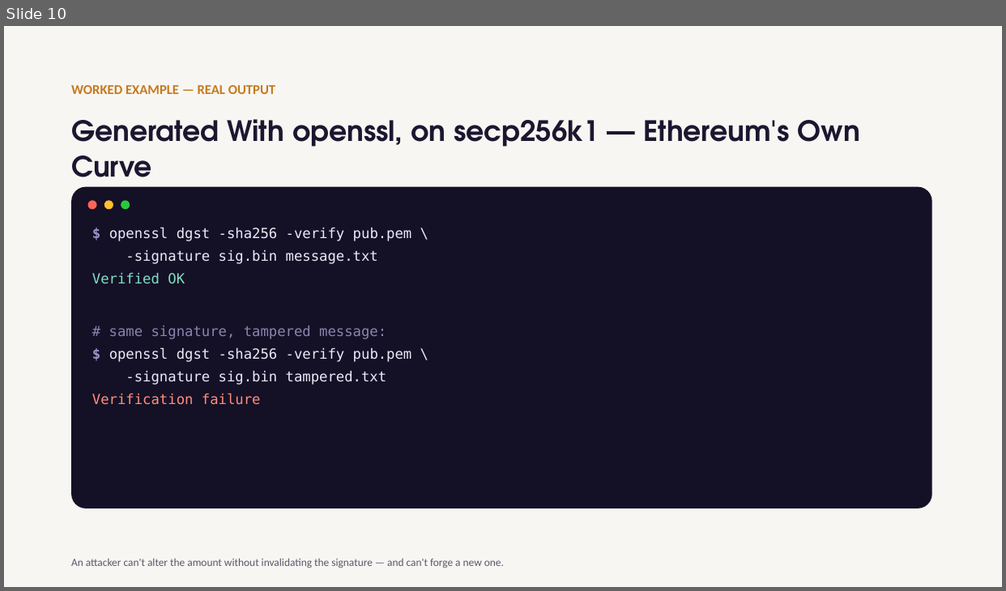
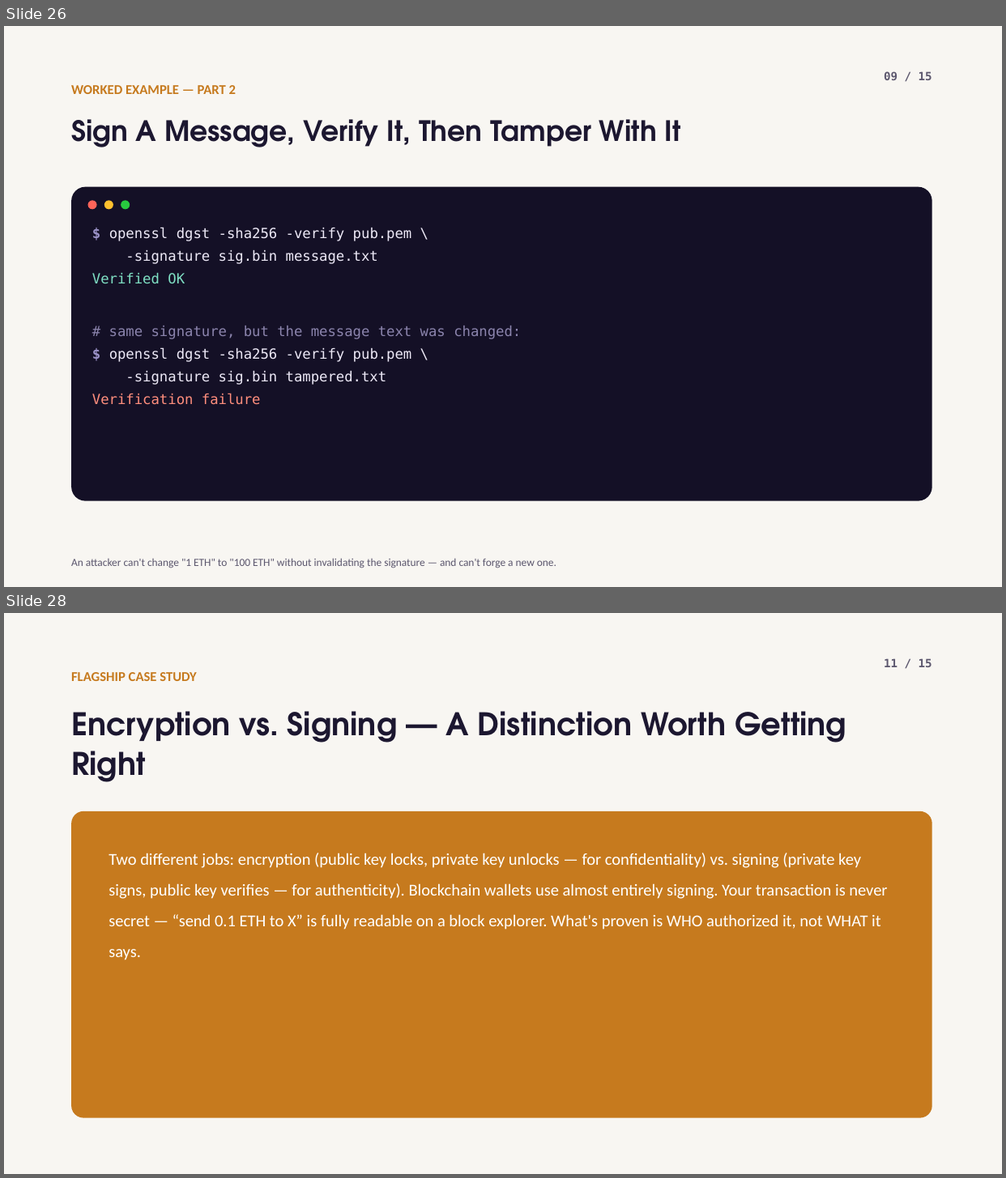
Before and after one commit to jadonamite/BlockchainCourse, a slide deck: curriculum/week-01/week01-slides.pptx. Shown one above the other, each under a label of ours: slide 10 before the commit, slides 26 and 28 after it; the slides between them are not shown. The pictures are 1006x591 and 1006x1178 pixels, drawn with LibreOffice and Linux fonts; fonts in the diff are those of the drawing. Boxes give left, top, right and bottom in pixels: in the first picture for what was removed or moved away, otherwise in the second. Text is boxed around its words. In the diff, an @@ line names an element or a change of style, - is before the commit and + after.

```diff
--- a/curriculum/week-01/week01-slides.pptx
+++ b/curriculum/week-01/week01-slides.pptx
@@ slide 28 added at (4, 613, 1002, 1174), background #FFFFFF @@
@@ rectangle added at (4, 613, 1002, 1174), fill #F8F6F2 @@
@@ text added at (884, 658, 932, 667), 11 pt, text #5C576E, bold @@
+11 / 15
@@ text added at (71, 672, 197, 681), 13 pt, text #C67A1E, bold @@
+FLAGSHIP CASE STUDY
@@ text added at (71, 711, 847, 782), 30 pt, text #1C1730, bold @@
+Encryption vs. Signing — A Distinction Worth Getting Right
@@ rounded rectangle added at (71, 811, 932, 1118), fill #C67A1E @@
@@ text added at (108, 853, 887, 960), 16 pt, text #FFFFFF @@
+Two different jobs: encryption (public key locks, private key unlocks — for confidentiality) vs. signing (private key signs, public key verifies — for authenticity). Blockchain wallets use almost entirely signing. Your transaction is never secret — “send 0.1 ETH to X” is fully readable on a block explorer. What's proven is WHO authorized it, not WHAT it says.
@@ what was slide 10 is now slide 26 @@
@@ slide 26 changed as well @@
@@ text added at (884, 71, 932, 80), 11 pt, text #5C576E, bold @@
+09 / 15
@@ text at (71, 85, 236, 94): text changed @@
-WORKED EXAMPLE — REAL OUTPUT
+WORKED EXAMPLE — PART 2
@@ text at (71, 119, 681, 148): text changed @@
-Generated With openssl, on secp256k1 — Ethereum's Own Curve
+Sign A Message, Verify It, Then Tamper With It
@@ rounded rectangle: place and size @@
-rounded rectangle at (71, 187, 932, 509)
+rounded rectangle at (71, 187, 932, 501)
@@ text at (109, 326, 521, 339): text changed @@
-# same signature, tampered message:
+# same signature, but the message text was changed:
@@ text at (71, 558, 556, 569): text changed @@
-An attacker can't alter the amount without invalidating the signature — and can't forge a new one.
+An attacker can't change "1 ETH" to "100 ETH" without invalidating the signature — and can't forge a new one.
```
Also in this commit, not shown: 9 other slides changed, 52 other slides added, 12 slides removed.
